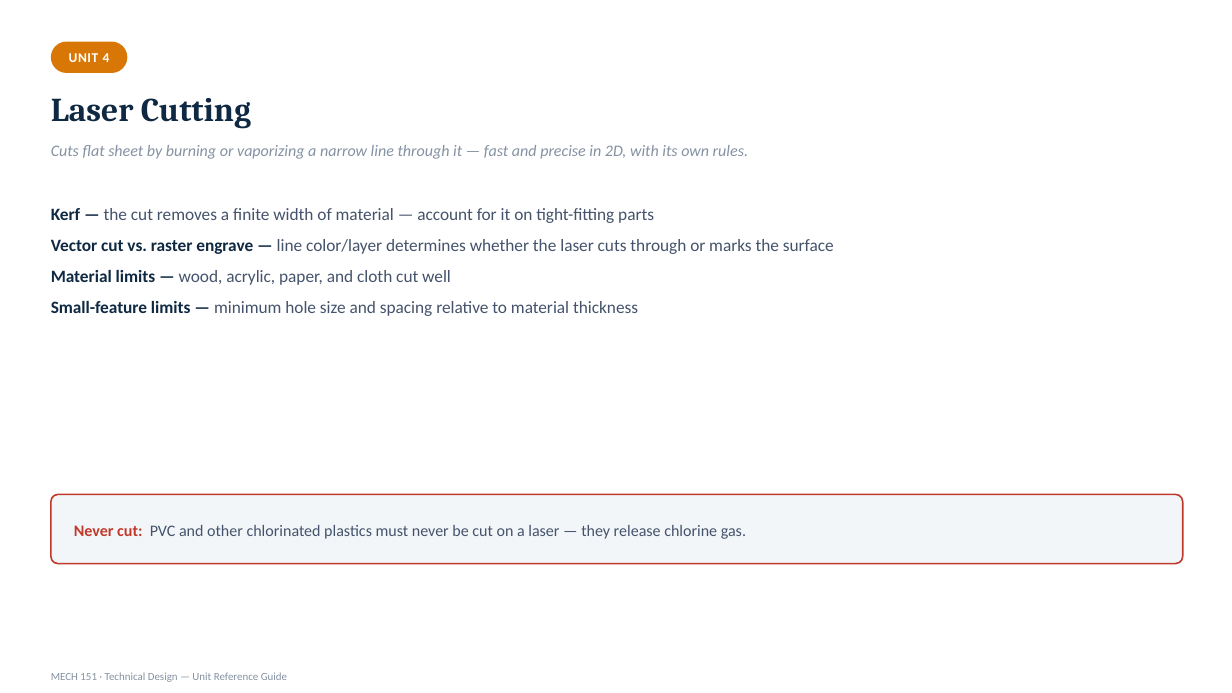
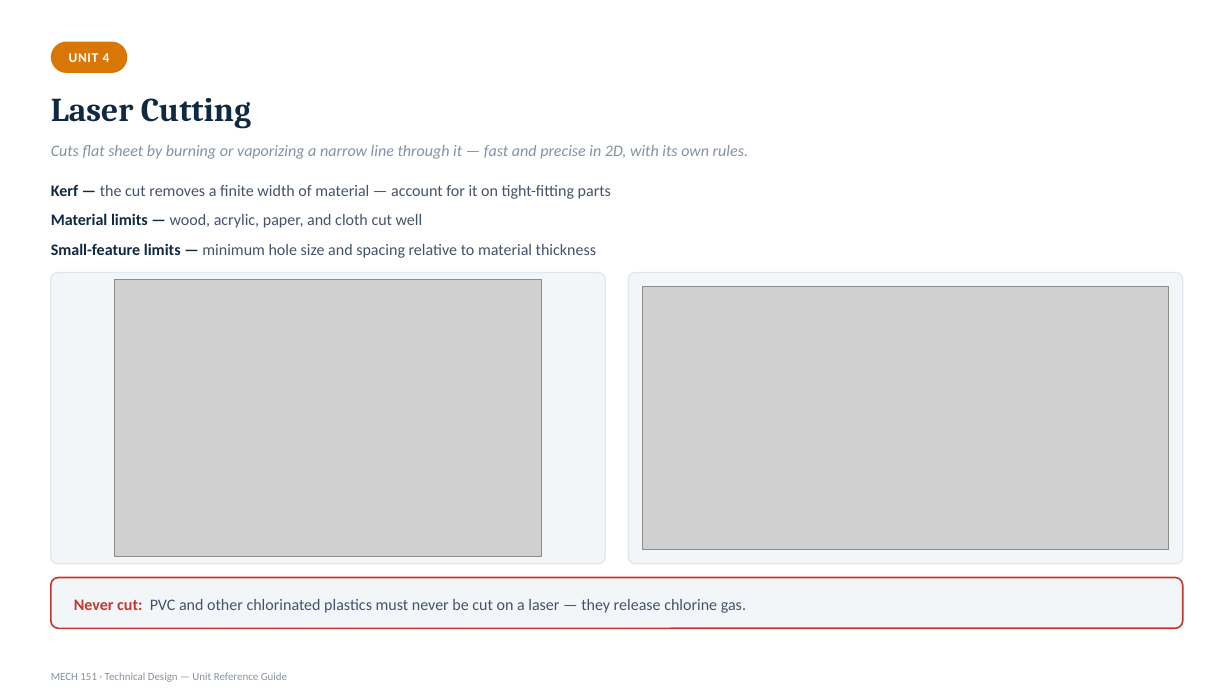
Before and after one commit to kainanis808/kainanis808.github.io, a slide deck: slide 52 of MECH151_techDesign/MECH151_Unit_Reference_Deck.pptx (slide 51 before the commit). Drawn at 1232x693 pixels with LibreOffice and Linux fonts; fonts in the diff are those of the drawing; grey boxes stand for pictures. Boxes give left, top, right and bottom in pixels: in the first picture for what was removed or moved away, otherwise in the second. Text is boxed around its words. In the diff, an @@ line names an element or a change of style, - is before the commit and + after.

```diff
--- a/MECH151_techDesign/MECH151_Unit_Reference_Deck.pptx
+++ b/MECH151_techDesign/MECH151_Unit_Reference_Deck.pptx
@@ text "Kerf — the cut removes ...": place and size @@
-text "Kerf — the cut removes ..." at (51,208,834,316)
+text "Kerf — the cut removes ..." at (51,185,611,258)
@@ text "Kerf — the cut removes ..." at (51,185,611,258): size 13.5 to 12.5 pt @@
@@ text at (51,239,834,254): paragraph removed @@
-● Vector cut vs. raster engrave — line color/layer determines whether the laser cuts through or marks the surface
@@ rounded rectangle added at (51,273,605,564), fill #F3F6F9, outline #E1E7EE 1 pt @@
@@ picture added at (115,279,542,556) @@
@@ rounded rectangle added at (628,273,1183,564), fill #F3F6F9, outline #E1E7EE 1 pt @@
@@ picture added at (642,287,1169,550) @@
@@ rounded rectangle: place and size @@
-rounded rectangle at (51,494,1183,564)
+rounded rectangle at (51,578,1183,628)
@@ rounded rectangle at (51,578,1183,628): proportions changed @@
@@ text "Never cut: PVC and other ...": place and size @@
-text "Never cut: PVC and other ..." at (74,525,746,539)
+text "Never cut: PVC and other ..." at (74,599,746,613)
```
Also in this commit, not shown: 6 other slides changed, 3 other files.
